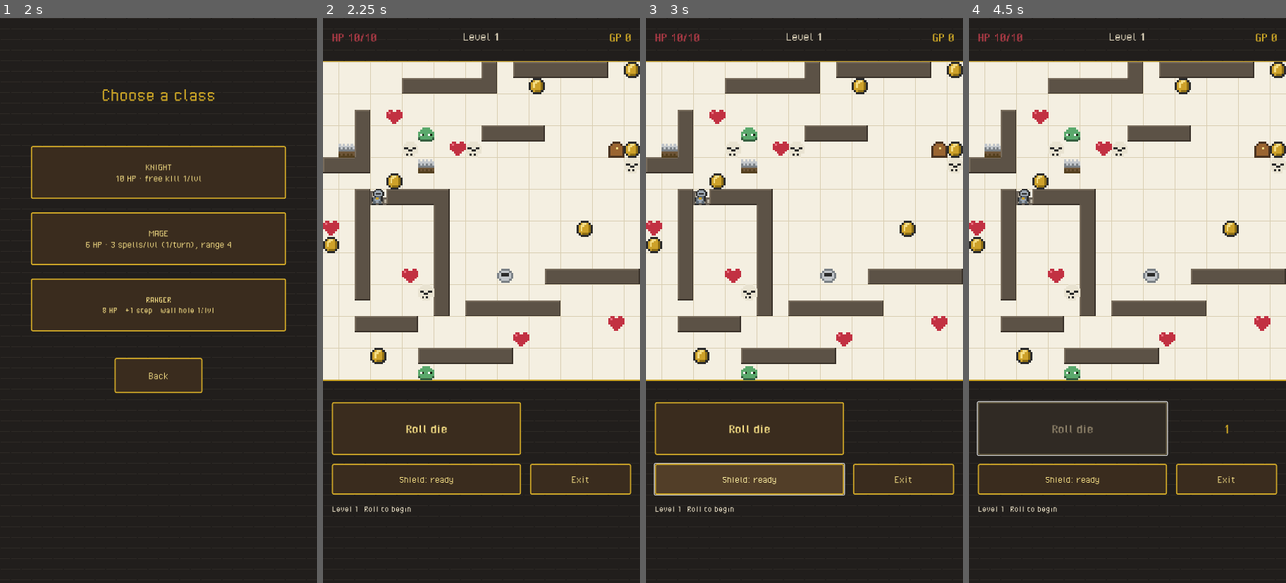
Above: before the commit, frames 1-4 (left to right).
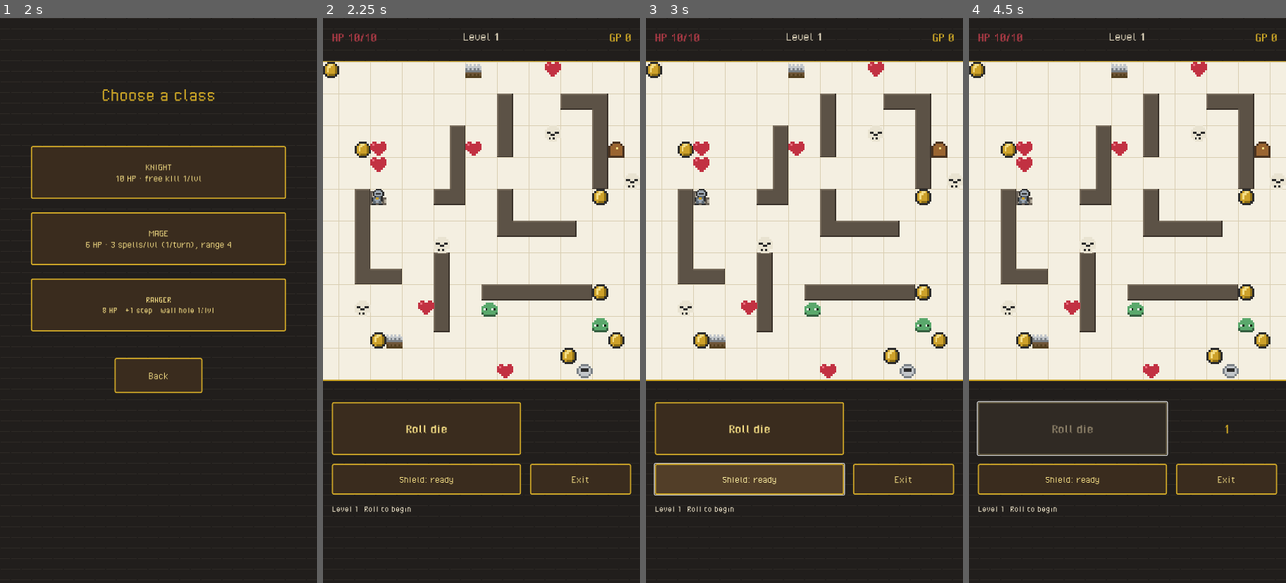
Above: after the commit, the same moments.

Repository: ViliyanSG/paper-dungeon
Game: Godot game, scene res://Main.tscn
Same seed, same stepped clock (60 frames per second), same inputs: the game is played once before the commit and once after it.
Inputs:
- Up to frame 1 (2 s): click "Play" at 0.5 s; click "Slot 1 — empty" at 1.25 s
- Up to frame 2 (2.25 s): click "KNIGHT 10 HP · free kill 1/lvl" at 2 s
- Up to frame 3 (3 s): click "Shield: ready" at 2.75 s
- Up to frame 4 (4.5 s): click "Shield: ready" at 3.5 s; click "Roll die" at 4.25 s

Frame 1 is identical in both runs. In frame 2, 16% of the frame differs, in the area x 0-100%, y 7-65%; in frame 3, 16%; in frame 4, 16%.

Commit message:
Fix wall generation: >=2 spacing from border and other walls, max one bend, and full reachability check (no 1-wide corridors, no sealed rooms)
Co-Authored-By: Claude Opus 4.8 <noreply@anthropic.com>

Diff:
--- a/main.gd
+++ b/main.gd
@@ -992,8 +992,8 @@
 # Regenerates until the exit is reachable from the entrance.
 func _generate_level() -> void:
 	var entrance := entrance_cell
-	var target := int(COLS * ROWS * 0.15)
-	for attempt in 30:
+	var target := int(COLS * ROWS * 0.11)
+	for attempt in 40:
 		walls = {}
 		var placed := 0
 		var tries := 0
@@ -1006,7 +1006,7 @@
 				walls[c] = true
 			placed += wall.size()
 		var reach := _reachable(entrance)
-		if reach.has(exit_cell):
+		if reach.has(exit_cell) and _all_free_reachable(reach):
 			_populate_entities(reach)
 			return
 	# fallback: no walls at all
@@ -1014,21 +1014,33 @@
 	_populate_entities(_reachable(entrance))
 
 
-# Lay one wall: a 1-cell-thick line that runs straight and occasionally turns
-# 90° (an L / gentle snake). Never forms a 2x2 block and stays isolated from
-# other walls by at least one empty cell.
+# Every non-wall cell must be reachable — rejects sealed-off pockets/rooms.
+func _all_free_reachable(reach: Dictionary) -> bool:
+	for y in ROWS:
+		for x in COLS:
+			var c := Vector2i(x, y)
+			if not is_wall(c) and not reach.has(c):
+				return false
+	return true
+
+
+# Lay one wall: a 1-cell-thick line with at most one 90° turn (a straight line
+# or an L). Never forms a 2x2 block, stays >=2 cells from the border and from
+# any other wall — so corridors are always >=2 wide (diagonal moves possible)
+# and no wall can enclose a sealed room.
 func _make_wall() -> Array:
 	var cells := {}
 	var ordered: Array = []
-	var cur := Vector2i(randi() % COLS, randi() % ROWS)
+	var cur := Vector2i(2 + randi() % (COLS - 4), 2 + randi() % (ROWS - 4))
 	if not _wall_cell_ok(cur, cells):
 		return []
 	cells[cur] = true
 	ordered.append(cur)
 
 	var dir := _rand_axis_dir()
-	var total_len := 4 + randi() % 8     # 4..11 cells
-	var until_bend := 3 + randi() % 4    # run straight a bit before turning
+	var total_len := 4 + randi() % 6     # 4..9 cells
+	var bends_left := 1                  # at most one turn (no rings / notches)
+	var until_bend := 2 + randi() % 3
 	while ordered.size() < total_len:
 		var nxt: Vector2i = cur + dir
 		if not _wall_cell_ok(nxt, cells):
@@ -1037,22 +1049,23 @@
 		ordered.append(nxt)
 		cur = nxt
 		until_bend -= 1
-		if until_bend <= 0 and randi() % 100 < 45:
+		if bends_left > 0 and until_bend <= 0 and randi() % 100 < 35:
 			dir = _perp(dir)
-			until_bend = 3 + randi() % 4
+			bends_left -= 1
 	return ordered
 
 
 func _wall_cell_ok(cell: Vector2i, cells: Dictionary) -> bool:
-	if cell.x < 0 or cell.y < 0 or cell.x >= COLS or cell.y >= ROWS:
+	# keep walls at least 2 cells away from the terrain border
+	if cell.x < 2 or cell.y < 2 or cell.x >= COLS - 2 or cell.y >= ROWS - 2:
 		return false
 	if cell == entrance_cell or cell == exit_cell:
 		return false
 	if walls.has(cell) or cells.has(cell):
 		return false
-	# isolation: no committed wall (from another wall) in the 8-neighbourhood
-	for dy in range(-1, 2):
-		for dx in range(-1, 2):
+	# at least 2 empty cells between this wall and any OTHER wall
+	for dy in range(-2, 3):
+		for dx in range(-2, 3):
 			if walls.has(cell + Vector2i(dx, dy)):
 				return false
 	# keep 1-thick: adding this cell must not complete any 2x2 block
